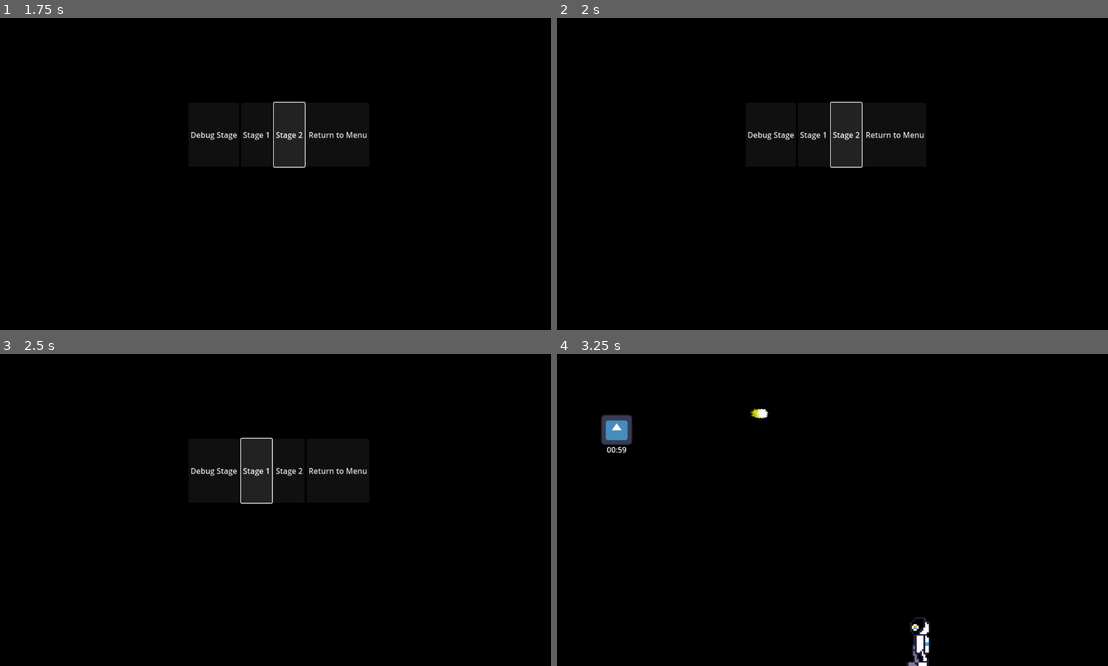
Above: before the commit, frames 1-4 (two rows, left to right).
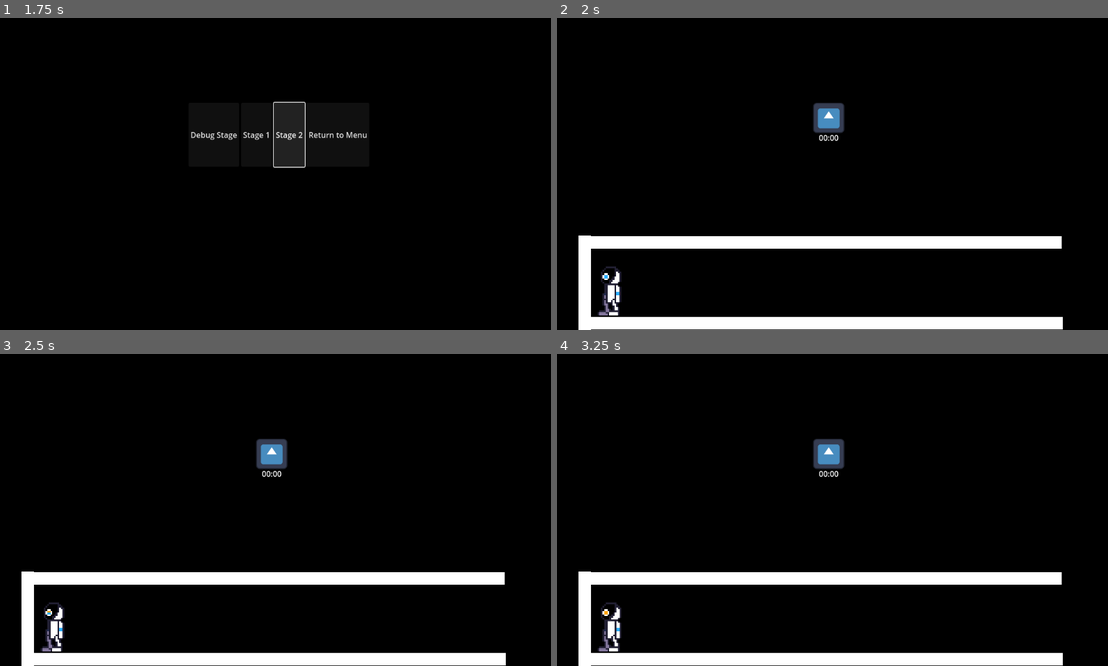
Above: after the commit, the same moments.

Repository: VincentVanJoey/SpringJam2025
Game: Godot game, scene res://Menu Scenes/Menu.tscn
Two runs of this game, one before a commit and one after it. Both use one fixed random seed, a clock stepped at 60 frames per second and the inputs below. The engine's default icon, where the game draws it, is replaced by a stand-in: a white triangle on a blue panel in a dark square.
Inputs (mouse positions are in pixels of both pictures, inside the frame that each line leads up to):
- Up to frame 1 (1.75 s): click "Start" at 0.5 s; click "Stage 2" at 1.25 s
- Up to frame 2 (2 s): no input
- Up to frame 3 (2.5 s): click (258, 469) at 2 s, where only the run before the commit has a clickable "Stage 1"
- Up to frame 4 (3.25 s): hold Up (ui_up) from 2.78 s (still down)

Frame 1 is identical in both runs. In frame 2, 10% of the frame differs, in the area x 3-92%, y 26-100%; in frame 3, 10%; in frame 4, 9.8%.

Commit message:
Level Design :3 it's nearly 5 am -w-

Diff:
--- /dev/null
+++ b/ricochet/Levels/Hallway.tscn
@@ -0,0 +1,43 @@
+[gd_scene load_steps=6 format=3 uid="uid://poc2dpesicok"]
+
+[ext_resource type="PackedScene" uid="uid://cfqtm7nm6ngff" path="res://Character/Player.tscn" id="1_vulfy"]
+[ext_resource type="PackedScene" uid="uid://upl2f1wfsnce" path="res://Menu Scenes/pause_menu.tscn" id="2_d6dg0"]
+[ext_resource type="PackedScene" uid="uid://thi17svak5nr" path="res://Character/drone.tscn" id="3_ne068"]
+[ext_resource type="PackedScene" uid="uid://cl1gou8kshkq2" path="res://Levels/Line.tscn" id="4_gk6l2"]
+
+[sub_resource type="RectangleShape2D" id="RectangleShape2D_1267l"]
+size = Vector2(1154, 22.75)
+
+[node name="Hallway" type="Node2D"]
+
+[node name="PlayerGuy" parent="." instance=ExtResource("1_vulfy")]
+position = Vector2(121, 556)
+collision_layer = 3
+collision_mask = 3
+
+[node name="StaticBody2D" type="StaticBody2D" parent="."]
+position = Vector2(985, 199)
+
+[node name="CollisionShape2D" type="CollisionShape2D" parent="StaticBody2D"]
+position = Vector2(-409, 461.625)
+shape = SubResource("RectangleShape2D_1267l")
+
+[node name="CanvasLayer" type="CanvasLayer" parent="."]
+
+[node name="PauseMenu" parent="CanvasLayer" instance=ExtResource("2_d6dg0")]
+
+[node name="Node2D" parent="." instance=ExtResource("3_ne068")]
+position = Vector2(541, 175)
+
+[node name="Line" parent="." instance=ExtResource("4_gk6l2")]
+position = Vector2(-461, 389)
+scale = Vector2(1.5, 1.5)
+
+[node name="Line2" parent="." instance=ExtResource("4_gk6l2")]
+position = Vector2(-463, 221)
+scale = Vector2(1.5, 1.5)
+
+[node name="Line3" parent="." instance=ExtResource("4_gk6l2")]
+position = Vector2(311, 345)
+rotation = 1.5708
+scale = Vector2(0.3, 1.5)
--- a/ricochet/Levels/Hexagon.tscn
+++ b/ricochet/Levels/Hexagon.tscn
@@ -1,3 +1,64 @@
-[gd_scene format=3 uid="uid://ch387ob01aseg"]
+[gd_scene load_steps=6 format=3 uid="uid://cjut1fqj21i4y"]
+
+[ext_resource type="PackedScene" uid="uid://cfqtm7nm6ngff" path="res://Character/Player.tscn" id="1_gds56"]
+[ext_resource type="PackedScene" uid="uid://upl2f1wfsnce" path="res://Menu Scenes/pause_menu.tscn" id="2_tkh2y"]
+[ext_resource type="PackedScene" uid="uid://thi17svak5nr" path="res://Character/drone.tscn" id="3_j2mcy"]
+[ext_resource type="PackedScene" uid="uid://cl1gou8kshkq2" path="res://Levels/Line.tscn" id="4_nr1y3"]
+
+[sub_resource type="RectangleShape2D" id="RectangleShape2D_2mft7"]
+size = Vector2(1154, 22.75)
 
 [node name="Hexagon" type="Node2D"]
+
+[node name="PlayerGuy" parent="." instance=ExtResource("1_gds56")]
+position = Vector2(582, 579)
+collision_layer = 3
+collision_mask = 3
+
+[node name="StaticBody2D" type="StaticBody2D" parent="."]
+position = Vector2(985, 199)
+
+[node name="CollisionShape2D" type="CollisionShape2D" parent="StaticBody2D"]
+position = Vector2(-409, 461.625)
+shape = SubResource("RectangleShape2D_2mft7")
+
+[node name="CanvasLayer" type="CanvasLayer" parent="."]
+
+[node name="PauseMenu" parent="CanvasLayer" instance=ExtResource("2_tkh2y")]
+
+[node name="Node2D" parent="." instance=ExtResource("3_j2mcy")]
+position = Vector2(519, 19)
+
+[node name="Line" parent="." instance=ExtResource("4_nr1y3")]
+position = Vector2(-564, 8)
+rotation = 0.523599
+
+[node name="Line2" parent="." instance=ExtResource("4_nr1y3")]
+position = Vector2(1831, 296)
+rotation = 2.61799
+
+[node name="Line3" parent="." instance=ExtResource("4_nr1y3")]
+position = Vector2(-728, 367)
+rotation = -0.523599
+
+[node name="Line4" parent="." instance=ExtResource("4_nr1y3")]
+position = Vector2(1674, 649)
+rotation = -2.61799
+
+[node name="Line5" parent="." instance=ExtResource("4_nr1y3")]
+position = Vector2(1306, -50)
+rotation = 1.5708
+scale = Vector2(0.55, 1)
+
+[node name="Line6" parent="." instance=ExtResource("4_nr1y3")]
+position = Vector2(173, -80)
+rotation = 1.5708
+scale = Vector2(0.6, 1)
+
+[node name="Line7" parent="." instance=ExtResource("4_nr1y3")]
+position = Vector2(1241, 168)
+rotation = 3.14159
+
+[node name="Line8" parent="." instance=ExtResource("4_nr1y3")]
+position = Vector2(1240, 819)
+rotation = 3.14159
--- /dev/null
+++ b/ricochet/Levels/Line.tscn
@@ -0,0 +1,26 @@
+[gd_scene load_steps=2 format=3 uid="uid://cl1gou8kshkq2"]
+
+[sub_resource type="RectangleShape2D" id="RectangleShape2D_5l0xi"]
+size = Vector2(20, 655.942)
+
+[node name="Line" type="Node2D"]
+
+[node name="Left" type="StaticBody2D" parent="." groups=["Platforms"]]
+position = Vector2(39, 585)
+scale = Vector2(2, 2)
+
+[node name="CollisionShape2D" type="CollisionShape2D" parent="Left"]
+show_behind_parent = true
+position = Vector2(324, -211)
+rotation = 1.5708
+scale = Vector2(0.5, 0.5)
+shape = SubResource("RectangleShape2D_5l0xi")
+
+[node name="ColorRect" type="ColorRect" parent="Left" groups=["Platforms"]]
+offset_left = 159.5
+offset_top = -206.5
+offset_right = 176.5
+offset_bottom = 448.5
+rotation = -1.5708
+scale = Vector2(0.5, 0.5)
+metadata/_edit_use_anchors_ = true
--- /dev/null
+++ b/ricochet/Levels/Pentagon.tscn
@@ -0,0 +1,55 @@
+[gd_scene load_steps=6 format=3 uid="uid://byil44k1tk1g3"]
+
+[ext_resource type="PackedScene" uid="uid://cfqtm7nm6ngff" path="res://Character/Player.tscn" id="1_kp2ck"]
+[ext_resource type="PackedScene" uid="uid://upl2f1wfsnce" path="res://Menu Scenes/pause_menu.tscn" id="2_4nnns"]
+[ext_resource type="PackedScene" uid="uid://thi17svak5nr" path="res://Character/drone.tscn" id="3_vqnxn"]
+[ext_resource type="PackedScene" uid="uid://cl1gou8kshkq2" path="res://Levels/Line.tscn" id="4_6usb2"]
+
+[sub_resource type="RectangleShape2D" id="RectangleShape2D_3inr3"]
+size = Vector2(1154, 22.75)
+
+[node name="Pentagon" type="Node2D"]
+
+[node name="PlayerGuy" parent="." instance=ExtResource("1_kp2ck")]
+position = Vector2(582, 579)
+collision_layer = 3
+collision_mask = 3
+
+[node name="StaticBody2D" type="StaticBody2D" parent="."]
+position = Vector2(985, 199)
+
+[node name="CollisionShape2D" type="CollisionShape2D" parent="StaticBody2D"]
+position = Vector2(-409, 461.625)
+shape = SubResource("RectangleShape2D_3inr3")
+
+[node name="CanvasLayer" type="CanvasLayer" parent="."]
+
+[node name="PauseMenu" parent="CanvasLayer" instance=ExtResource("2_4nnns")]
+
+[node name="Node2D" parent="." instance=ExtResource("3_vqnxn")]
+position = Vector2(486, 69)
+
+[node name="Line" parent="." instance=ExtResource("4_6usb2")]
+position = Vector2(993, 176)
+rotation = 1.88496
+scale = Vector2(0.75, 0.75)
+
+[node name="Line2" parent="." instance=ExtResource("4_6usb2")]
+position = Vector2(346, 1158)
+rotation = -1.88496
+scale = Vector2(0.75, 0.75)
+
+[node name="Line3" parent="." instance=ExtResource("4_6usb2")]
+position = Vector2(448, -283)
+rotation = 0.942478
+scale = Vector2(0.75, 0.75)
+
+[node name="Line4" parent="." instance=ExtResource("4_6usb2")]
+position = Vector2(-32, 549)
+rotation = -0.942478
+scale = Vector2(0.75, 0.75)
+
+[node name="Line5" parent="." instance=ExtResource("4_6usb2")]
+position = Vector2(1143, 795)
+rotation = 3.14159
+scale = Vector2(0.9375, 0.9375)
--- /dev/null
+++ b/ricochet/Levels/Square.tscn
@@ -0,0 +1,45 @@
+[gd_scene load_steps=6 format=3 uid="uid://vcr20ftf8at6"]
+
+[ext_resource type="PackedScene" uid="uid://cfqtm7nm6ngff" path="res://Character/Player.tscn" id="1_wrrpp"]
+[ext_resource type="PackedScene" uid="uid://upl2f1wfsnce" path="res://Menu Scenes/pause_menu.tscn" id="2_iucuh"]
+[ext_resource type="PackedScene" uid="uid://thi17svak5nr" path="res://Character/drone.tscn" id="3_lhxbf"]
+[ext_resource type="PackedScene" uid="uid://cl1gou8kshkq2" path="res://Levels/Line.tscn" id="4_vfrni"]
+
+[sub_resource type="RectangleShape2D" id="RectangleShape2D_oi77w"]
+size = Vector2(1154, 22.75)
+
+[node name="Square" type="Node2D"]
+
+[node name="PlayerGuy" parent="." instance=ExtResource("1_wrrpp")]
+position = Vector2(582, 579)
+collision_layer = 3
+collision_mask = 3
+
+[node name="StaticBody2D" type="StaticBody2D" parent="."]
+position = Vector2(985, 199)
+
+[node name="CollisionShape2D" type="CollisionShape2D" parent="StaticBody2D"]
+position = Vector2(-409, 461.625)
+shape = SubResource("RectangleShape2D_oi77w")
+
+[node name="CanvasLayer" type="CanvasLayer" parent="."]
+
+[node name="PauseMenu" parent="CanvasLayer" instance=ExtResource("2_iucuh")]
+
+[node name="Node2D" parent="." instance=ExtResource("3_lhxbf")]
+position = Vector2(543, 45)
+
+[node name="Line" parent="." instance=ExtResource("4_vfrni")]
+position = Vector2(-117, 475)
+
+[node name="Line2" parent="." instance=ExtResource("4_vfrni")]
+position = Vector2(414, -367)
+rotation = 1.5708
+
+[node name="Line3" parent="." instance=ExtResource("4_vfrni")]
+position = Vector2(1256, 166)
+rotation = -3.14159
+
+[node name="Line4" parent="." instance=ExtResource("4_vfrni")]
+position = Vector2(1052, -367)
+rotation = 1.5708
--- /dev/null
+++ b/ricochet/Levels/Triangle.tscn
@@ -0,0 +1,41 @@
+[gd_scene load_steps=6 format=3 uid="uid://bvmsdsfr6pvo1"]
+
+[ext_resource type="PackedScene" uid="uid://cfqtm7nm6ngff" path="res://Character/Player.tscn" id="1_6fbi8"]
+[ext_resource type="PackedScene" uid="uid://upl2f1wfsnce" path="res://Menu Scenes/pause_menu.tscn" id="2_ubvqf"]
+[ext_resource type="PackedScene" uid="uid://thi17svak5nr" path="res://Character/drone.tscn" id="3_f3oxg"]
+[ext_resource type="PackedScene" uid="uid://cl1gou8kshkq2" path="res://Levels/Line.tscn" id="4_dl1uf"]
+
+[sub_resource type="RectangleShape2D" id="RectangleShape2D_gnu0i"]
+size = Vector2(1154, 22.75)
+
+[node name="Triangle" type="Node2D"]
+
+[node name="PlayerGuy" parent="." instance=ExtResource("1_6fbi8")]
+position = Vector2(582, 579)
+collision_layer = 3
+collision_mask = 3
+
+[node name="StaticBody2D" type="StaticBody2D" parent="."]
+position = Vector2(985, 199)
+
+[node name="CollisionShape2D" type="CollisionShape2D" parent="StaticBody2D"]
+position = Vector2(-409, 461.625)
+shape = SubResource("RectangleShape2D_gnu0i")
+
+[node name="CanvasLayer" type="CanvasLayer" parent="."]
+
+[node name="PauseMenu" parent="CanvasLayer" instance=ExtResource("2_ubvqf")]
+
+[node name="Node2D" parent="." instance=ExtResource("3_f3oxg")]
+position = Vector2(541, 175)
+
+[node name="Line" parent="." instance=ExtResource("4_dl1uf")]
+position = Vector2(-123, 474)
+
+[node name="Line2" parent="." instance=ExtResource("4_dl1uf")]
+position = Vector2(516, -318)
+rotation = 1.0472
+
+[node name="Line3" parent="." instance=ExtResource("4_dl1uf")]
+position = Vector2(-75, 871)
+rotation = -1.0472
--- a/ricochet/Menu Scenes/level_select.gd
+++ b/ricochet/Menu Scenes/level_select.gd
@@ -16,12 +16,8 @@
 	pass # Replace with function body.
 
 func _on_second_level_button_pressed():
-	#MusicPlayer.queue_free()
-	#selectSound.play()s
-	#MusicPlayer.queue_free()
-	#selectSound.play()
-	#await get_tree().create_timer(0.5).timeout
-	#get_tree().change_scene_to_file("res://Levels/level_1.tscn")
+	await get_tree().create_timer(0.5).timeout
+	get_tree().change_scene_to_file("res://Levels/Hallway.tscn")
 	pass # Replace with function body.
 
 func _on_return_button_pressed():
--- a/ricochet/project.godot
+++ b/ricochet/project.godot
@@ -17,7 +17,6 @@
 
 [display]
 
-window/size/borderless=true
 window/per_pixel_transparency/allowed=true
 
 [input]
Renamed: ricochet/Levels/level.gd -> ricochet/Levels/Level1.gd
